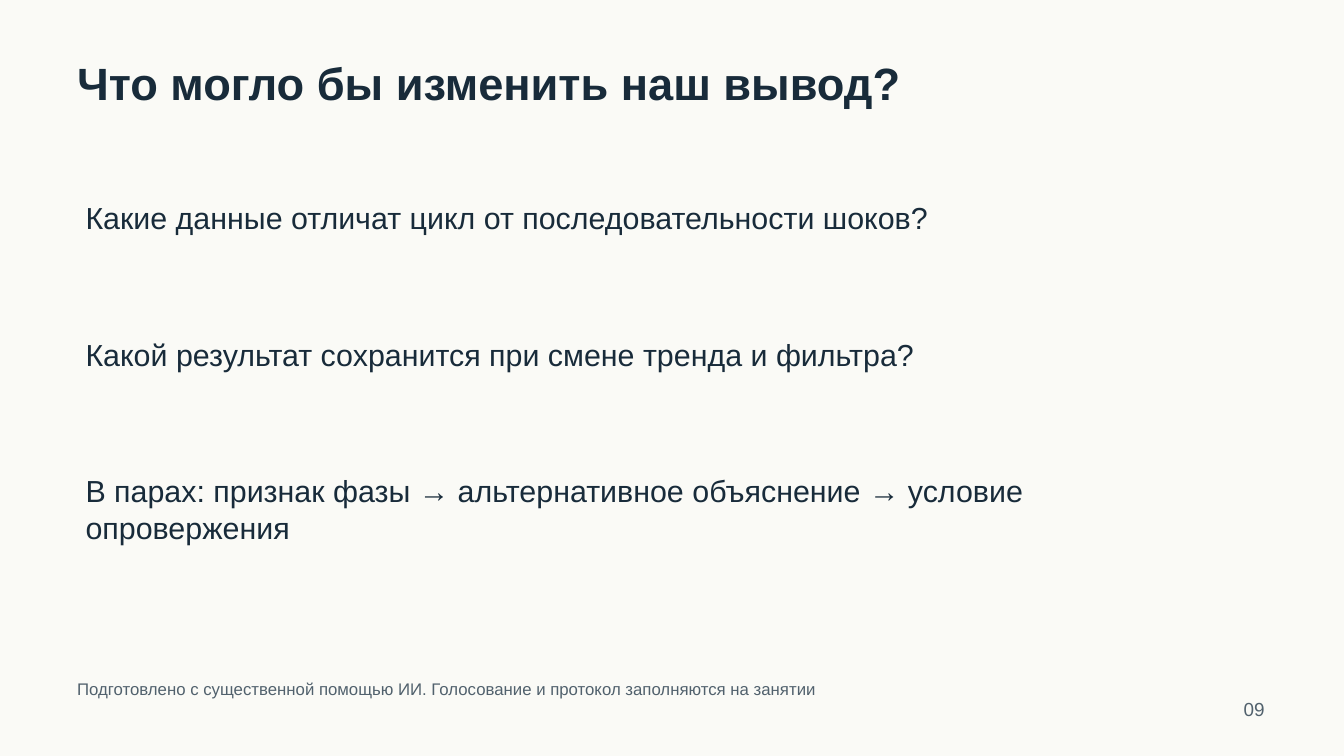
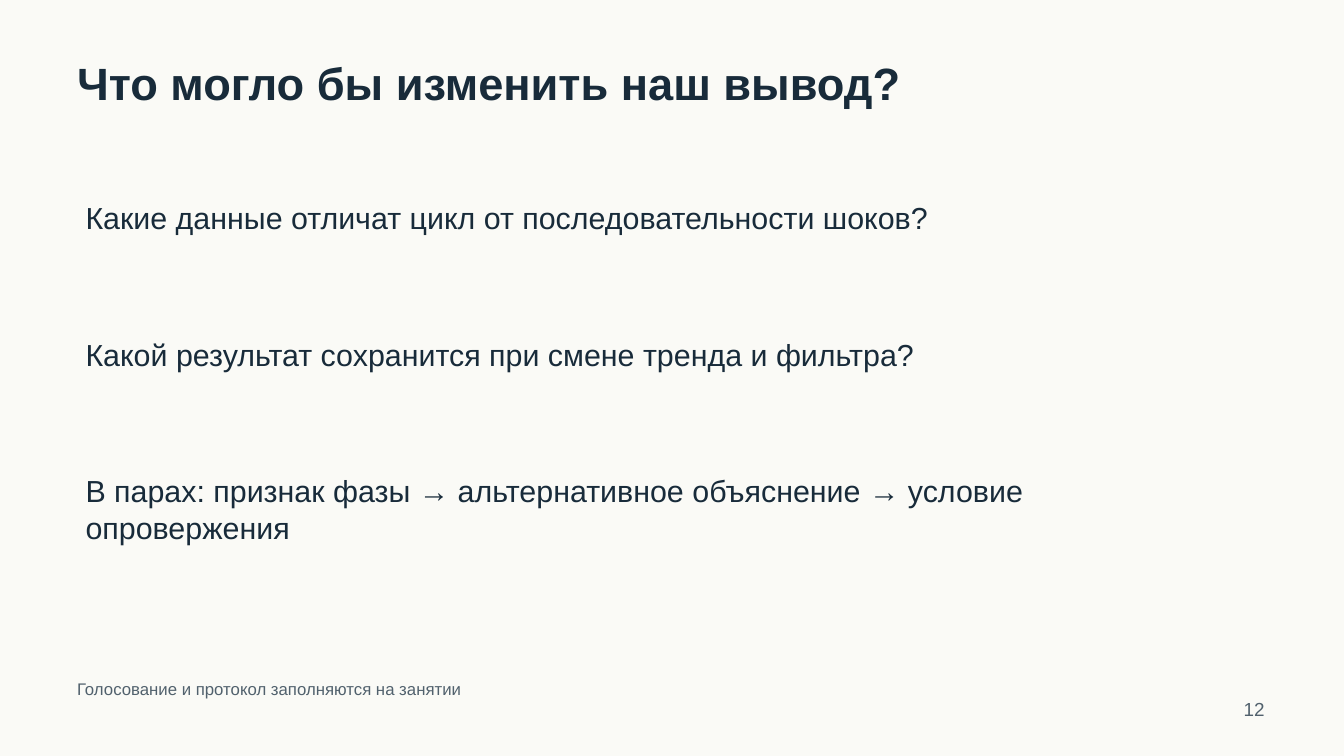
Before and after one commit to akino-tech/forecast-key-rate-2026, a slide deck: slide 12 of assignments/02-kondratiev/slides.pptx (slide 9 before the commit). Drawn at 1344x756 pixels with LibreOffice and Linux fonts; fonts in the diff are those of the drawing. Boxes give left, top, right and bottom in pixels: in the first picture for what was removed or moved away, otherwise in the second. Text is boxed around its words. In the diff, an @@ line names an element or a change of style, - is before the commit and + after.

```diff
--- a/assignments/02-kondratiev/slides.pptx
+++ b/assignments/02-kondratiev/slides.pptx
@@ text at (77, 683, 461, 699): text changed @@
-Подготовлено с существенной помощью ИИ. Голосование и протокол заполняются на занятии
+Голосование и протокол заполняются на занятии
@@ text at (1244, 703, 1265, 716): text changed @@
-09
+12
```
Also in this commit, not shown: 3 other slides changed, 3 slides added, 27 other files.
